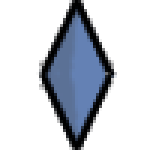
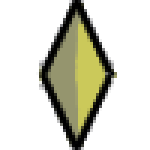
Layer changes from the first (150, 150) image to the second:
painted on "Layer 2" over [39, 3, 117, 147]
painted on "Layer 1 copy" over [45, 6, 111, 144]
painted on "Layer 1" over [45, 6, 111, 144]
